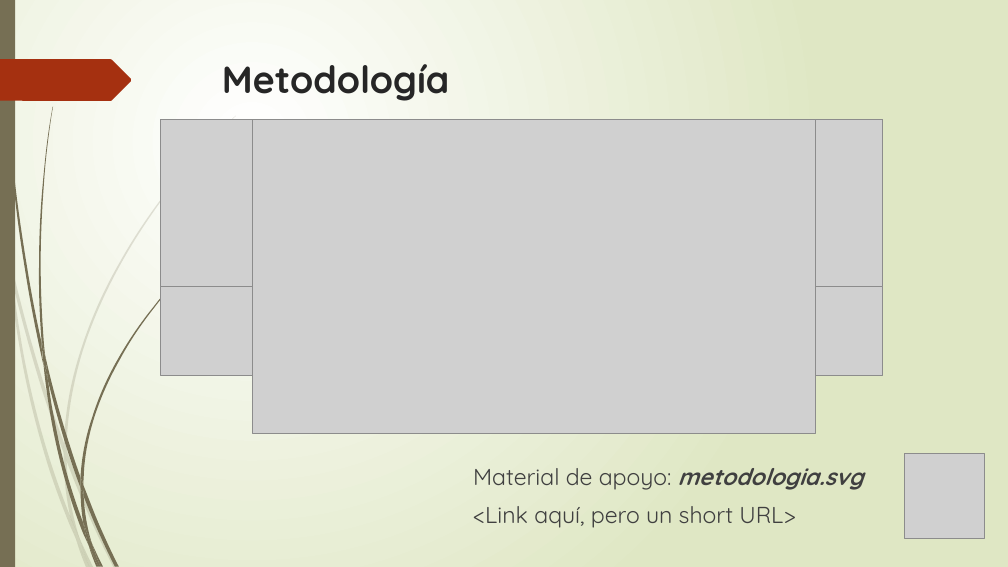
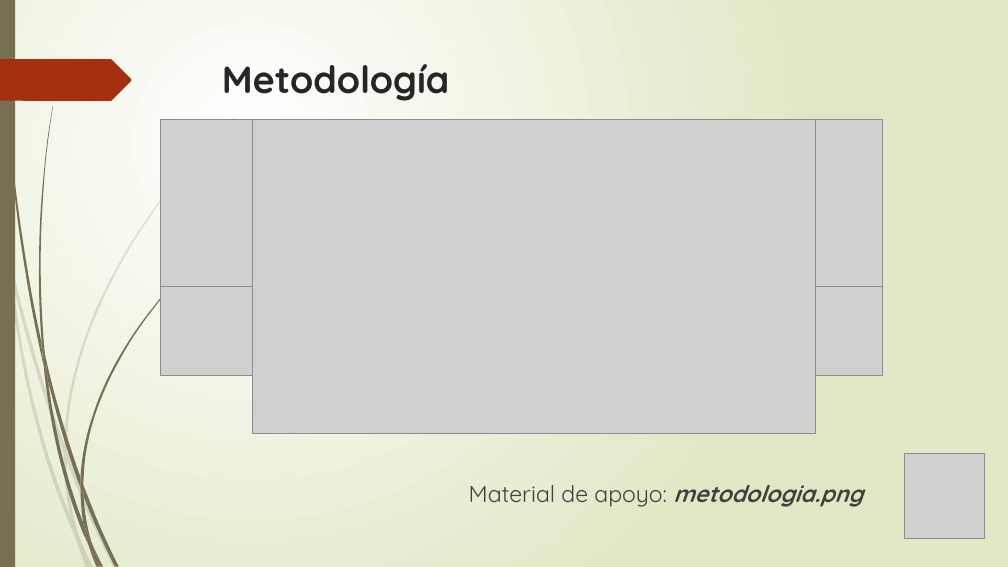
Before and after one commit to corderobot/Kaggle_House-Prices, a slide deck: slide 7 of Docs/House Prices.pptx. Drawn at 1008x567 pixels with LibreOffice and Linux fonts; fonts in the diff are those of the drawing; grey boxes stand for pictures. Boxes give left, top, right and bottom in pixels: in the first picture for what was removed or moved away, otherwise in the second. Text is boxed around its words. In the diff, an @@ line names an element or a change of style, - is before the commit and + after.

Commit message:
Update v4.1

```diff
--- a/Docs/House Prices.pptx
+++ b/Docs/House Prices.pptx
@@ text at <box>469,485,863,507</box>: text changed @@
-Material de apoyo: metodologia.svg
-<Link aquí, pero un short URL>
+Material de apoyo: metodologia.png
```
Also in this commit, not shown: 2 other slides changed.
